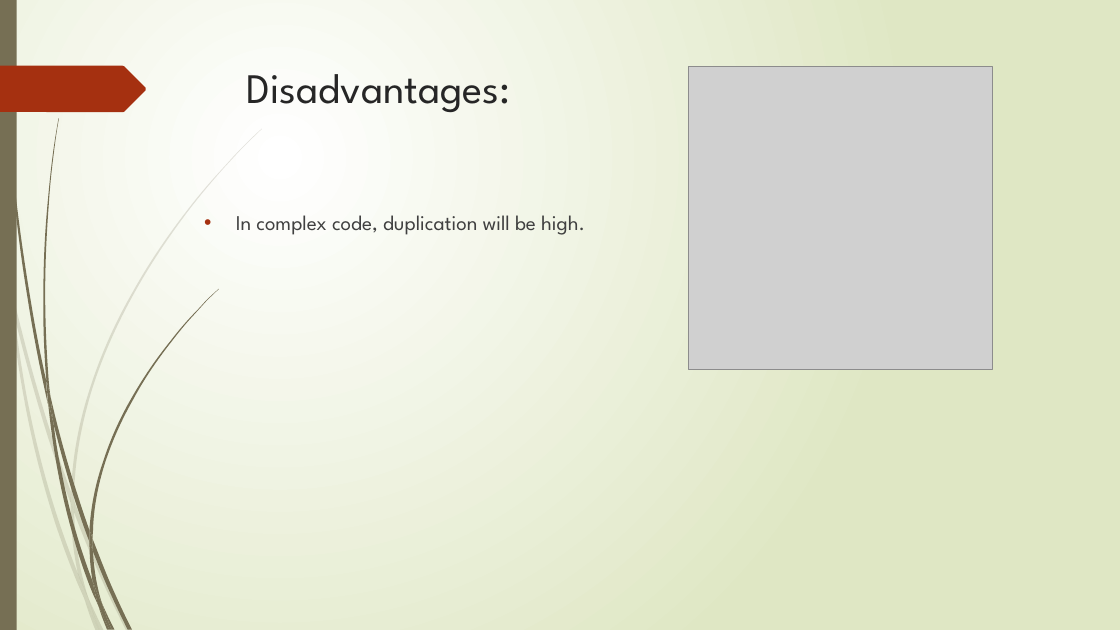
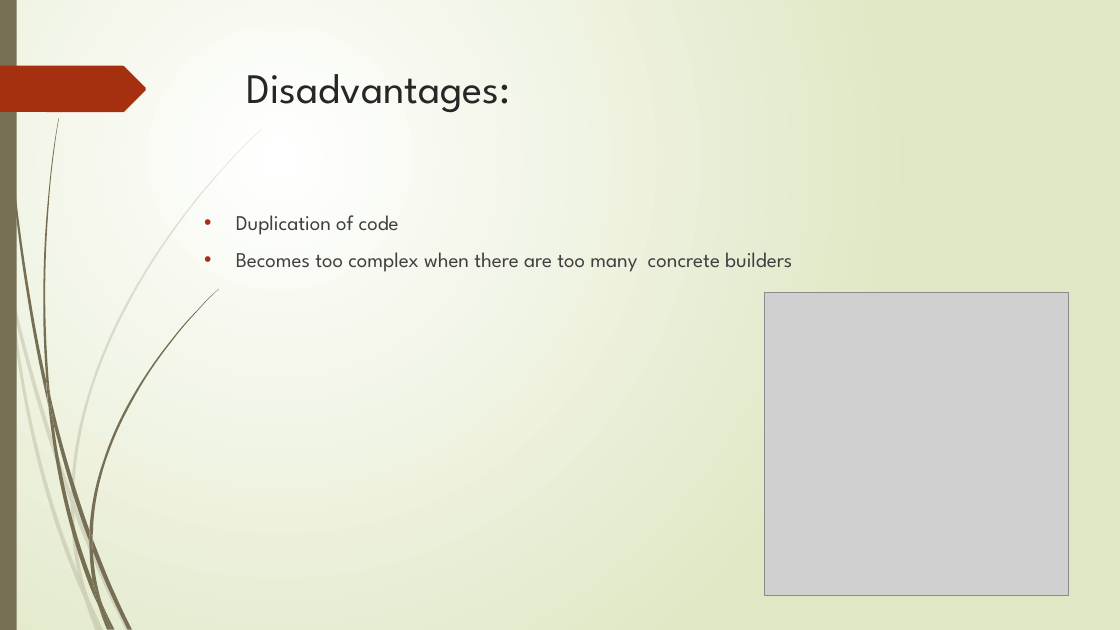
Before and after one commit to MonicaStefania/DPR, a slide deck: slide 7 of Builder/HouseBuilder/BuilderPattern.pptx (slide 5 before the commit). Drawn at 1120x630 pixels with LibreOffice and Linux fonts; fonts in the diff are those of the drawing; grey boxes stand for pictures. Boxes give left, top, right and bottom in pixels: in the first picture for what was removed or moved away, otherwise in the second. Text is boxed around its words. In the diff, an @@ line names an element or a change of style, - is before the commit and + after.

```diff
--- a/Builder/HouseBuilder/BuilderPattern.pptx
+++ b/Builder/HouseBuilder/BuilderPattern.pptx
@@ text at <box>236,215,792,272</box>: text changed @@
-• In complex code, duplication will be high.
+• Duplication of code
+• Becomes too complex when there are too many concrete builders
@@ picture: place and size @@
-picture at <box>689,66,992,369</box>
+picture at <box>765,292,1068,595</box>
```
Also in this commit, not shown: 3 other slides changed, 4 slides added, 6 other files.
